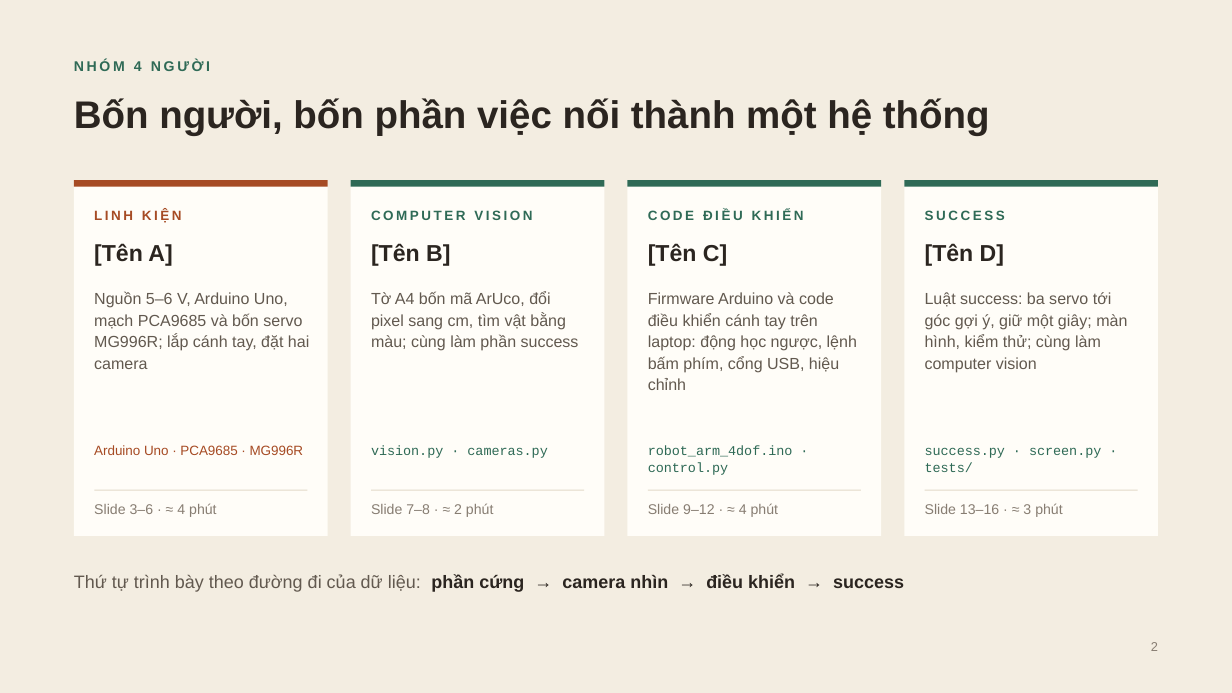
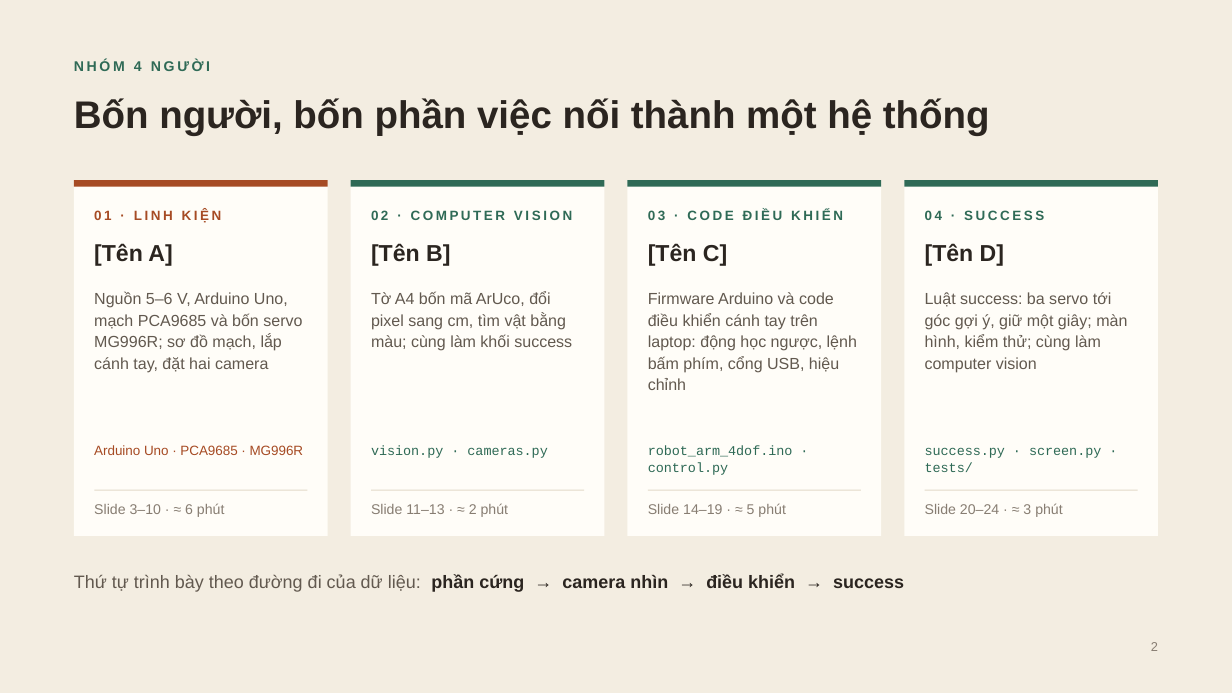
Before and after one commit to DuongNAD/Project_IoT, a slide deck: slide 2 of slides/Project_IoT_ThuyetTrinh.pptx. Drawn at 1232x693 pixels with LibreOffice and Linux fonts; fonts in the diff are those of the drawing. Boxes give left, top, right and bottom in pixels: in the first picture for what was removed or moved away, otherwise in the second. Text is boxed around its words. In the diff, an @@ line names an element or a change of style, - is before the commit and + after.

```diff
--- a/slides/Project_IoT_ThuyetTrinh.pptx
+++ b/slides/Project_IoT_ThuyetTrinh.pptx
@@ text at box(94, 209, 222, 223): text changed @@
-LINH KIỆN
+01 · LINH KIỆN
@@ text at box(648, 209, 843, 220): text changed @@
-CODE ĐIỀU KHIỂN
+03 · CODE ĐIỀU KHIỂN
@@ text at box(371, 210, 572, 220): text changed @@
-COMPUTER VISION
+02 · COMPUTER VISION
@@ text at box(925, 210, 1044, 220): text changed @@
-SUCCESS
+04 · SUCCESS
@@ text at box(94, 291, 302, 373): text changed @@
-Nguồn 5–6 V, Arduino Uno, mạch PCA9685 và bốn servo MG996R; lắp cánh tay, đặt hai camera
+Nguồn 5–6 V, Arduino Uno, mạch PCA9685 và bốn servo MG996R; sơ đồ mạch, lắp cánh tay, đặt hai camera
@@ text at box(371, 291, 572, 351): text changed @@
-Tờ A4 bốn mã ArUco, đổi pixel sang cm, tìm vật bằng màu; cùng làm phần success
+Tờ A4 bốn mã ArUco, đổi pixel sang cm, tìm vật bằng màu; cùng làm khối success
@@ text at box(94, 503, 225, 517): text changed @@
-Slide 3–6 · ≈ 4 phút
+Slide 3–10 · ≈ 6 phút
@@ text at box(371, 503, 509, 517): text changed @@
-Slide 7–8 · ≈ 2 phút
+Slide 11–13 · ≈ 2 phút
@@ text at box(648, 503, 785, 517): text changed @@
-Slide 9–12 · ≈ 4 phút
+Slide 14–19 · ≈ 5 phút
@@ text at box(925, 503, 1062, 517): text changed @@
-Slide 13–16 · ≈ 3 phút
+Slide 20–24 · ≈ 3 phút
```
Also in this commit, not shown: 13 other slides changed, 10 slides added, 1 slide removed, 30 other files.
